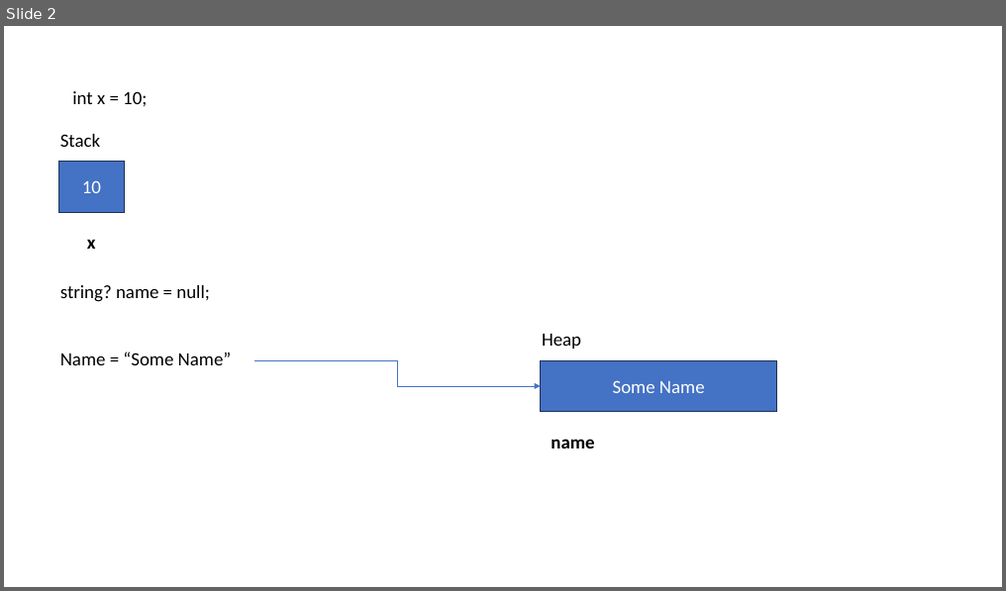
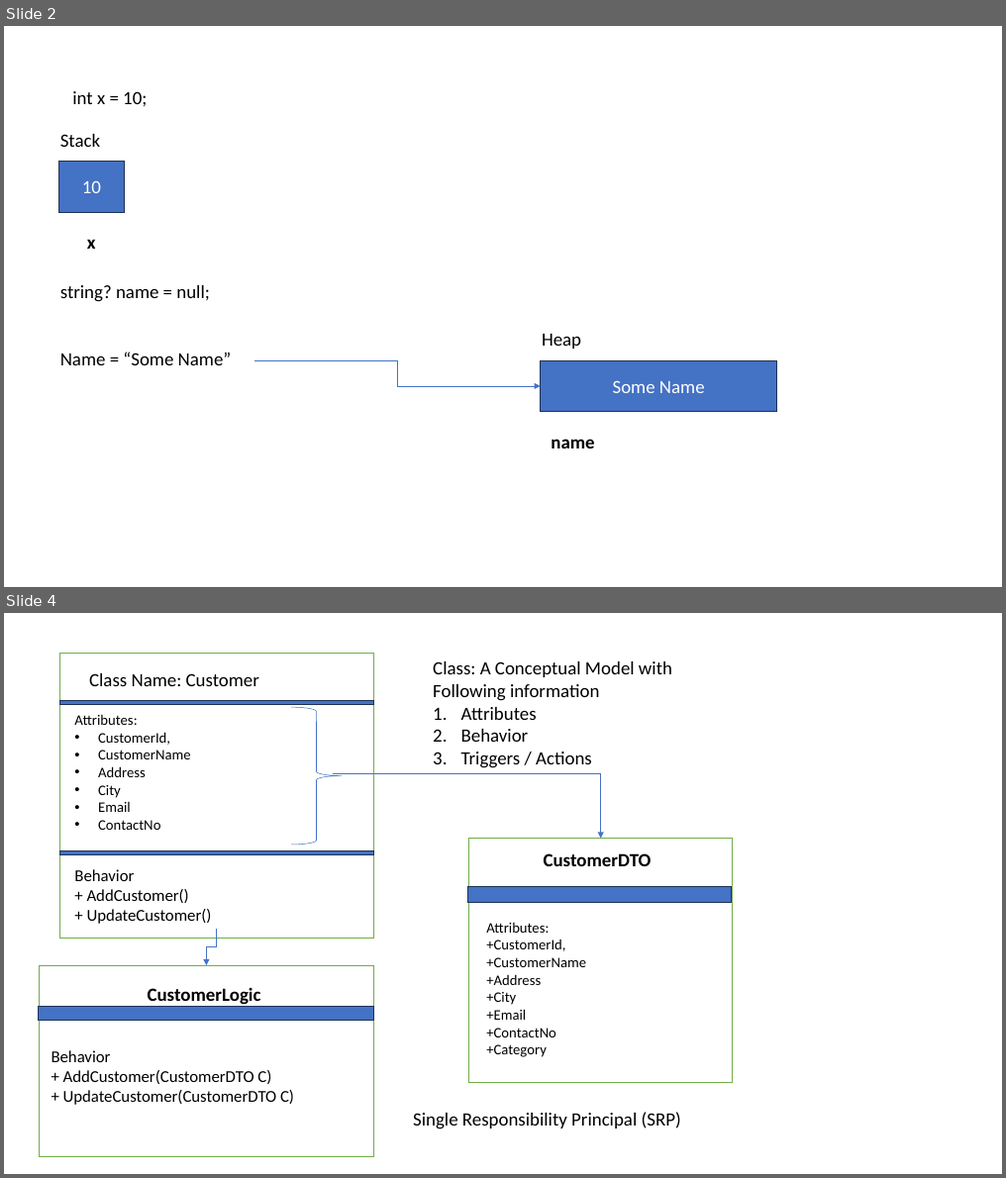
Before and after one commit to maheshsabnis/capita_sept_2023_Oct, a slide deck: Images.pptx. Shown one above the other, each under a label of ours: slide 2 before the commit, slides 2 and 4 after it; the slides between them are not shown. The pictures are 1006x591 and 1006x1178 pixels, drawn with LibreOffice and Linux fonts; fonts in the diff are those of the drawing. Boxes give left, top, right and bottom in pixels: in the first picture for what was removed or moved away, otherwise in the second. Text is boxed around its words. In the diff, an @@ line names an element or a change of style, - is before the commit and + after.

```diff
--- a/Images.pptx
+++ b/Images.pptx
@@ slide 4 added at (x1=4, y1=613, x2=1002, y2=1174), background #FFFFFF @@
@@ rectangle added at (x1=59, y1=653, x2=373, y2=938), fill #FFFFFF, outline #70AD47 1 pt @@
@@ text added at (x1=433, y1=662, x2=672, y2=768), 18 pt, text #000000 @@
+Class: A Conceptual Model with Following information
+1. Attributes
+2. Behavior
+3. Triggers / Actions
@@ rectangle added at (x1=59, y1=700, x2=373, y2=704), fill #4472C4, outline #1E3256 1 pt @@
@@ text added at (x1=89, y1=673, x2=259, y2=686), 18 pt, text #000000 @@
+Class Name: Customer
@@ text added at (x1=74, y1=715, x2=191, y2=830), 14 pt, text #000000 @@
+Attributes:
+• CustomerId,
+• CustomerName
+• Address
+• City
+• Email
+• ContactNo
@@ right brace added at (x1=291, y1=707, x2=342, y2=845), outline #4472C4 0.5 pt @@
@@ elbow arrow added from (333, 774) to (601, 839), #4472C4 0.5 pt @@
@@ rectangle added at (x1=469, y1=839, x2=734, y2=1083), fill #FFFFFF, outline #70AD47 1 pt @@
@@ rectangle added at (x1=59, y1=851, x2=373, y2=855), fill #4472C4, outline #1E3256 1 pt @@
@@ text added at (x1=74, y1=869, x2=212, y2=924), 16 pt, text #000000 @@
+Behavior
++ AddCustomer()
++ UpdateCustomer()
@@ text added at (x1=544, y1=854, x2=651, y2=866), 18 pt, text #000000, bold @@
+CustomerDTO
@@ rectangle added at (x1=467, y1=887, x2=732, y2=903), fill #4472C4, outline #1E3256 1 pt @@
@@ elbow arrow added from (217, 930) to (206, 965), #4472C4 0.5 pt @@
@@ text added at (x1=486, y1=923, x2=586, y2=1058), 14 pt, text #000000 @@
+Attributes:
++CustomerId,
++CustomerName
++Address
++City
++Email
++ContactNo
++Category
@@ rectangle added at (x1=40, y1=965, x2=374, y2=1157), fill #FFFFFF, outline #70AD47 1 pt @@
@@ text added at (x1=148, y1=988, x2=261, y2=1005), 18 pt, text #000000, bold @@
+CustomerLogic
@@ rectangle added at (x1=39, y1=1007, x2=374, y2=1020), fill #4472C4, outline #1E3256 1 pt @@
@@ text added at (x1=52, y1=1051, x2=294, y2=1105), 16 pt, text #000000 @@
+Behavior
++ AddCustomer(CustomerDTO C)
++ UpdateCustomer(CustomerDTO C)
@@ text added at (x1=413, y1=1112, x2=681, y2=1130), 18 pt, text #000000 @@
+Single Responsibility Principal (SRP)
```
Also in this commit, not shown: 5 other slides added, 17 other files.
